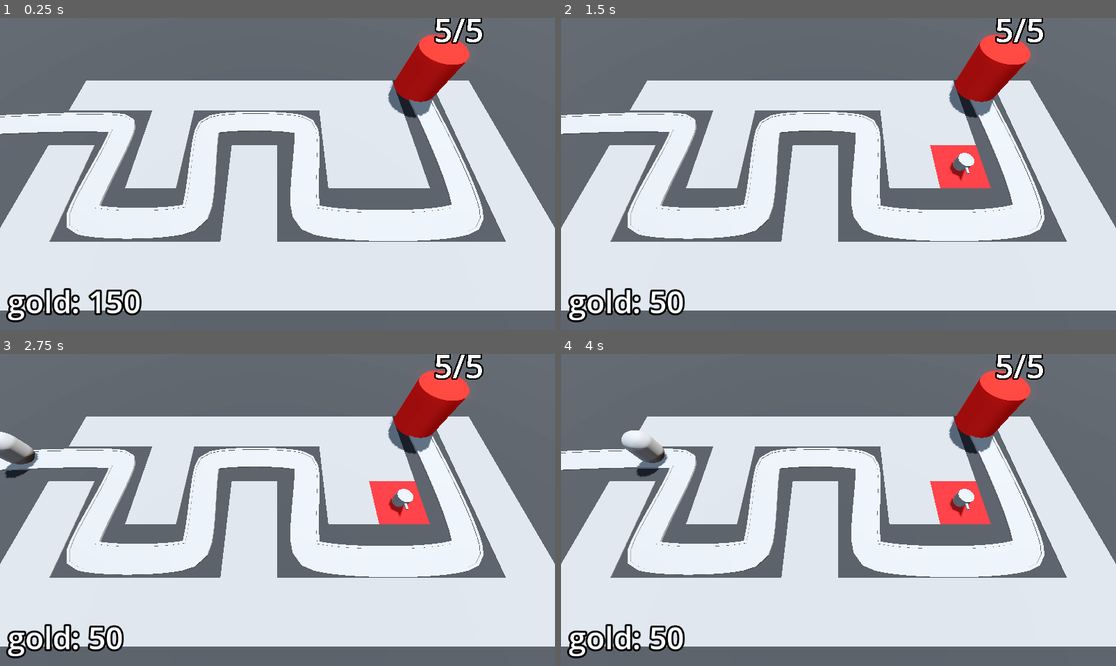
Above: before the commit, frames 1-4 (two rows, left to right).
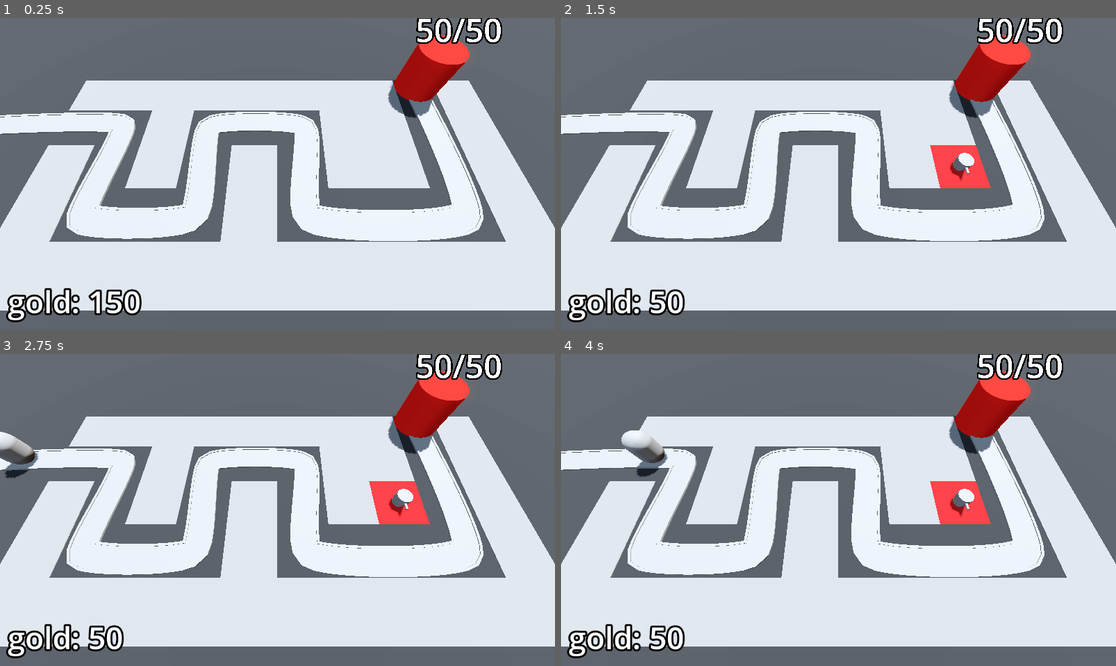
Above: after the commit, the same moments.

Repository: AllanSechrist/BarbarianBlaster
Game: Godot game, scene res://BaseLevel.tscn
The game is run twice, just before and just after one commit, with the same random seed, the same clock (stepped at 60 frames per second) and the same inputs.
Inputs (mouse positions are in pixels of both pictures, inside the frame that each line leads up to):
- Up to frame 1 (0.25 s): no input
- Up to frame 2 (1.5 s): tap Enter at 0.5 s; move the mouse to (960, 158) at 0.52 s; press the mouse at (960, 158) at 0.53 s; tap Space at 1.25 s; move the mouse to (727, 189) at 1.27 s; release the mouse at (727, 189) at 1.28 s; click (727, 189) at 1.35 s
- Up to frame 3 (2.75 s): tap Enter at 2 s; move the mouse to (333, 441) at 2.02 s; press the mouse at (333, 441) at 2.03 s
- Up to frame 4 (4 s): move the mouse to (810, 572) at 2.77 s; release the mouse at (810, 572) at 2.78 s; click (810, 572) at 2.85 s; move the mouse to (1005, 556) at 3.52 s; press the mouse at (1005, 556) at 3.53 s

The runs differ from the first frame. In frame 1, 0.5% of the frame differs, in the area x 74-91%, y 0-9%; in frame 2, 0.5%; in frame 3, 0.5%; in frame 4, 0.5%.

Commit message:
Add increasing enemy health to difficulty manager

Diff:
--- a/Base/base.gd
+++ b/Base/base.gd
@@ -7,7 +7,6 @@
 var current_health: int:
 	set(health_in):
 		current_health = health_in
-		print("health was changed")
 		label_3d.text = str(current_health) + "/" + str(max_health)
 		var red: Color = Color.RED
 		var white: Color = Color.WHITE
--- a/BaseLevel.tscn
+++ b/BaseLevel.tscn
@@ -119,6 +119,7 @@
 
 [node name="Base" parent="." instance=ExtResource("3_o2j4u")]
 transform = Transform3D(1, 0, 0, 0, 1, 0, 0, 0, 1, 14, 0, -7)
+max_health = 50
 
 [node name="TurretManager" type="Node3D" parent="." node_paths=PackedStringArray("enemy_path")]
 script = ExtResource("5_ufkdr")
@@ -148,3 +149,4 @@
 [node name="DifficultyManager" parent="." instance=ExtResource("9_xkmwr")]
 
 [connection signal="timeout" from="EnemyPath/EnemySpawnTimer" to="EnemyPath" method="spawn_enemy"]
+[connection signal="stop_spawning_enemies" from="DifficultyManager" to="EnemyPath" method="_on_difficulty_manager_stop_spawning_enemies"]
--- a/DifficultyManager/difficulty_manager.gd
+++ b/DifficultyManager/difficulty_manager.gd
@@ -1,18 +1,25 @@
 extends Node
+
+signal stop_spawning_enemies
 
 @export var game_length := 30.0
 @export var spawn_time_curve: Curve
+@export var enemy_health_curve: Curve
 @onready var timer: Timer = $Timer
 
 
 func _ready() -> void:
 	timer.start(game_length)
 
-func _process(delta: float) -> void:
-	pass
-
 func game_progress_ration() -> float:
 	return 1.0 - (timer.time_left / game_length)
 
 func get_spawn_time() -> float:
 	return spawn_time_curve.sample(game_progress_ration())
+
+func get_enemy_health() -> float:
+	return enemy_health_curve.sample(game_progress_ration())
+
+
+func _on_timer_timeout() -> void:
+	stop_spawning_enemies.emit()
--- a/DifficultyManager/difficulty_manager.tscn
+++ b/DifficultyManager/difficulty_manager.tscn
@@ -7,9 +7,17 @@
 _data = [Vector2(0, 2), 0.0, -1.7500001, 0, 1, Vector2(1, 0.25), -1.7500001, 0.0, 1, 0]
 point_count = 2
 
+[sub_resource type="Curve" id="Curve_4w8ng"]
+_limits = [10.0, 150.0, 0.0, 1.0]
+_data = [Vector2(0, 10), 0.0, 140.0, 0, 1, Vector2(1, 150), 140.0, 0.0, 1, 0]
+point_count = 2
+
 [node name="DifficultyManager" type="Node"]
 script = ExtResource("1_ab1g6")
 spawn_time_curve = SubResource("Curve_ab1g6")
+enemy_health_curve = SubResource("Curve_4w8ng")
 
 [node name="Timer" type="Timer" parent="."]
 one_shot = true
+
+[connection signal="timeout" from="Timer" to="." method="_on_timer_timeout"]
--- a/Enemy/enemy.gd
+++ b/Enemy/enemy.gd
@@ -25,6 +25,7 @@
 	if progress_ratio >= 1.0:
 		base.take_damage()
 		set_process(false)
+		queue_free()
 
 func on_death() -> void:
 	bank.gold += gold_value
--- a/enemy_path.gd
+++ b/enemy_path.gd
@@ -7,5 +7,10 @@
 func spawn_enemy() -> void:
 	# connected to timeout signal from EnemySpawnTimer
 	var new_enemy = enemy_scene.instantiate()
+	new_enemy.max_health = difficulty_manager.get_enemy_health()
 	add_child(new_enemy)
 	enemy_spawn_timer.wait_time = difficulty_manager.get_spawn_time()
+
+
+func _on_difficulty_manager_stop_spawning_enemies() -> void:
+	enemy_spawn_timer.stop()
Not shown: 1 places in DifficultyManager/difficulty_manager.tscn that only renumber resources
